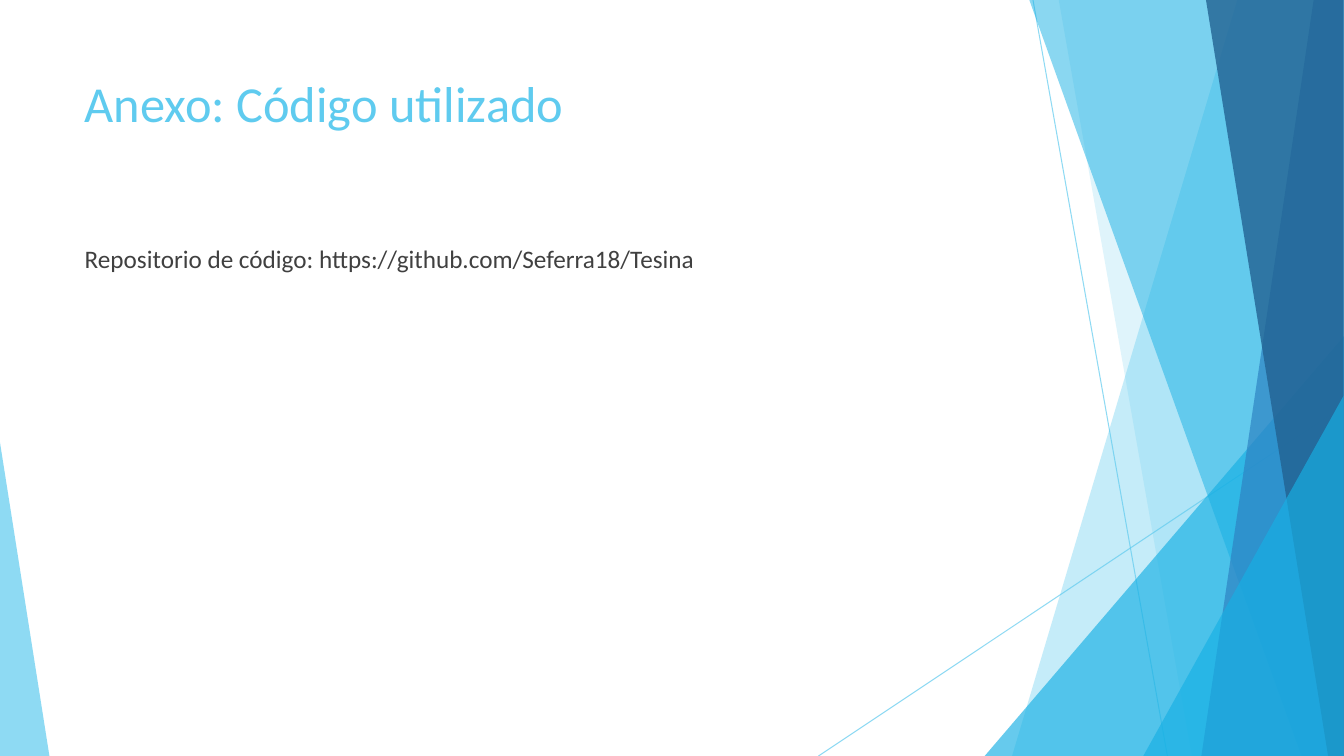
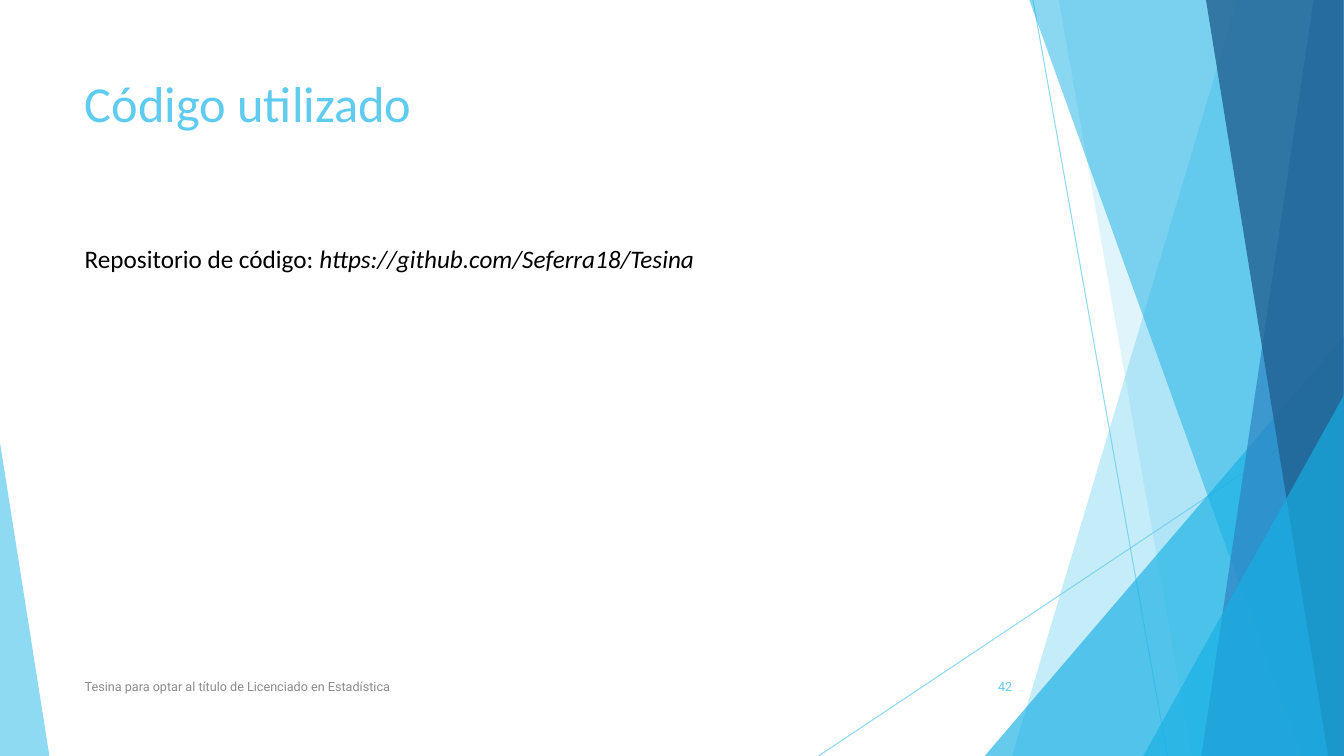
Before and after one commit to Seferra18/Tesina, a slide deck: slide 42 of ppt.pptx (slide 31 before the commit). Drawn at 1344x756 pixels with LibreOffice and Linux fonts; fonts in the diff are those of the drawing. Boxes give left, top, right and bottom in pixels: in the first picture for what was removed or moved away, otherwise in the second. Text is boxed around its words. In the diff, an @@ line names an element or a change of style, - is before the commit and + after.

Commit message:
Para compartir

```diff
--- a/ppt.pptx
+++ b/ppt.pptx
@@ title at (85, 87, 411, 131): text changed @@
-Anexo: Código utilizado
+Código utilizado
@@ text "Repositorio de código: https://github.com/Seferra18/Tesina" at (85, 250, 694, 273): text colour #404040 to #000000; italic on in "https://github.com/Seferra18/Tesina" @@
@@ text added at (85, 681, 390, 694), 9 pt, text #8C8C8C @@
+Tesina para optar al título de Licenciado en Estadística
@@ page number added at (998, 682, 1012, 691), 9 pt, text #5FCBEF @@
+42
```
Also in this commit, not shown: 24 other slides changed, 18 slides added, 7 slides removed.
